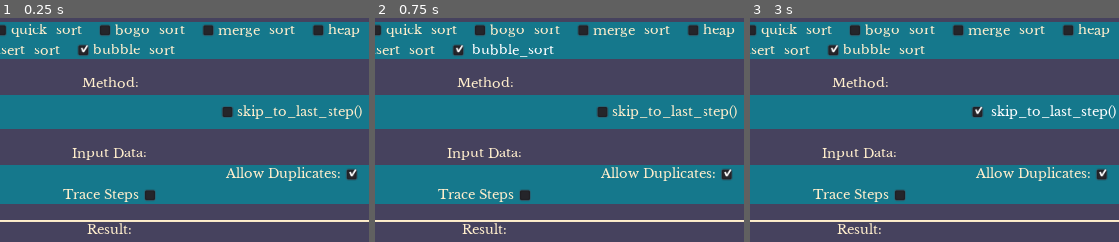
Above: before the commit, frames 1-3 (left to right).
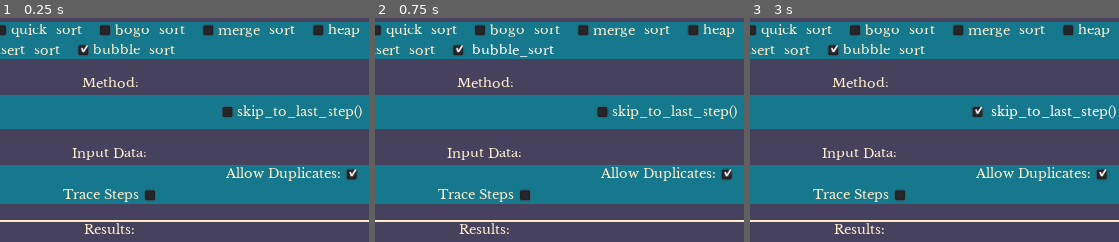
Above: after the commit, the same moments.

Repository: DissonantVoid/Godot-Sort-Visualizer
Game: Godot game, scene res://scenes/tests/algorithm_checker.tscn
Same seed, same stepped clock (60 frames per second), same inputs: the game is played once before the commit and once after it. This scene is started directly instead of the project's main scene.
Inputs:
- Up to frame 1 (0.25 s): no input
- Up to frame 2 (0.75 s): click "bubble_sort" at 0.5 s
- Up to frame 3 (3 s): click "next_step()" at 1.25 s; click "next_step()" at 2 s; click "skip_to_last_step()" at 2.75 s
The pictures show only the part of the screen within x 35-85%, y 4-54%; the shares and areas given below are measured in that part.

The runs differ from the first frame. In frame 1, 0.4% of the frame differs, in the area x 22-37%, y 91-97%; in frame 2, 0.4%; in frame 3, 0.4%.

Commit message:
improved visualizers description, minor tweaks and countless failed attempts to implement sorter_merge_sort.next_step()

Diff:
--- a/scenes/game/main.gd
+++ b/scenes/game/main.gd
@@ -1,19 +1,5 @@
 extends Control
 
-onready var _interface : CanvasLayer = $MainInterface
-onready var _continous_timer : Timer = $ContinuousTimer
-
-const _initial_visualizer : String = "vertical_lines"
-const _initial_sorter : String = "bubble_sort"
-var _sorter : Sorter = null
-var _visualizer = null
-
-enum RunningMode {step, continuous} # step requires user input to do next sort, continous relies on timer
-var _running_mode : int = RunningMode.step
-var _is_waiting_for_visualizer : bool = false
-var _is_stoping_next : bool = false
-
-var _settings : Settings = Settings.new()
 class Settings:
 	# NOTE: a class instead of a dict, because dict keys are not checked untill runtime
 	# making them prone to error and hard to keep track of reads/writes to the same key
@@ -52,6 +38,21 @@
 		# ...
 		_file.save(_settings_file_path)
 
+onready var _interface : CanvasLayer = $MainInterface
+onready var _continous_timer : Timer = $ContinuousTimer
+
+const _initial_visualizer : String = "vertical_lines"
+const _initial_sorter : String = "bubble_sort"
+var _sorter : Sorter = null
+var _visualizer = null
+
+enum RunningMode {step, continuous} # step requires user input to do next sort, continous relies on timer
+var _running_mode : int = RunningMode.step
+var _is_waiting_for_visualizer : bool = false
+var _is_stoping_next : bool = false
+
+var _settings : Settings = Settings.new()
+
 
 func _ready():
 	# apply settings from file
@@ -70,7 +71,6 @@
 	_continous_timer.wait_time = _settings.time_per_step / 1000
 	if _settings.volume == 0:
 		AudioServer.set_bus_mute(0, true)
-		AudioServer.set_bus_volume_db(0, range_lerp(_settings.volume, 0, 100, -40, 0))
 	else:
 		if AudioServer.is_bus_mute(0): AudioServer.set_bus_mute(0, false)
 		AudioServer.set_bus_volume_db(0, range_lerp(_settings.volume, 0, 100, -40, 0))
@@ -166,7 +166,7 @@
 		assert(step_data.has("indexes"), "no 'indexes' entry in sorter.next_step() return")
 		assert(step_data["indexes"].size() == 2, "'indexes' entry in sorter.next_step() return must have 2 indexes")
 
-		# NOTE: this line should be last in case update_indexes() emits immediately like in visualizer_rect
+		# NOTE: this line should be last in case update_indexes() emits immediately like in visualizer_vertical_lines
 		_visualizer.update_indexes(step_data["action"], step_data["indexes"][0], step_data["indexes"][1])
 
 func _reset():
--- a/scenes/objects/sorters/sorter_merge_sort.gd
+++ b/scenes/objects/sorters/sorter_merge_sort.gd
@@ -23,6 +23,11 @@
 
 # override
 func next_step() -> Dictionary:
+	# I can't believe that I'm unable to solve this after 2 weeks of trying
+	# this has to be one of the most difficult coding challenges I've ever done
+	# or I'm consistently overlooking something obvious
+	push_error("This is Unfinished, Only skip_to_last_step works, see project README.md")
+
 	# start with array of arrays (_division_array) where each subarray contains 1 index
 	# merge first 2 indexes into 1 array, then next 2. combine them into 4, then merge another 2 and 2 into 4
 	# and merge the 4 and 4 into 8 etc.. it's like 2048 the game
@@ -78,7 +83,6 @@
 
 				# commit the ordered merge
 				_division_arrays[i] = merged_divisions
-
 				break
 
 			i += 1
@@ -90,12 +94,6 @@
 	elif _pending_moves.empty() == false:
 		return {"done":false, "action":SortAction.move, "indexes": _pending_moves.pop_front()}
 	else:
-#		# TEMP
-#		var sizes : Array
-#		for subarr in _division_arrays:
-#			sizes.append(subarr.size())
-#		print(sizes)
-
 		return next_step()
 
 # override
--- a/scenes/objects/visualizers/visualizer_color_bars.gd
+++ b/scenes/objects/visualizers/visualizer_color_bars.gd
@@ -88,7 +88,7 @@
 static func get_metadata() -> Dictionary:
 	return {
 		"title":"color bars", "image":"color_bars.png",
-		"description":"Horizontal bars that continuously swap position while visually keeping record of their old positions"
+		"description":"Horizontal bars with different colors that are sorted from bright to dark, while visually keeping a record of their old positions"
 	}
 
 # override
@@ -245,7 +245,7 @@
 	emit_signal("finished")
 
 func _transform_local_point_from_node_to_node(node1 : Node2D, point : Vector2, node2 : Node2D):
-	# points array of a Line2D contains points positions in relative space, making it quite painful to work with
+	# points array of a Line2D contain points positions in relative space, making it quite painful to work with
 	# since we have to convert a point to global space, then to local space of the second line that needs it
 	return node1.global_position + point - node2.global_position
 
--- a/scenes/objects/visualizers/visualizer_planets.gd
+++ b/scenes/objects/visualizers/visualizer_planets.gd
@@ -55,7 +55,7 @@
 static func get_metadata() -> Dictionary:
 	return {
 		"title":"planets", "image":"planets.png",
-		"description":"Planets in a solar system that get sorter so that the smallest planet is closest to the star, and the biggest is the farthest"
+		"description":"Planets in a solar system that are sorter so that the smaller a planet is the closer it is to the star"
 	}
 
 # override
--- a/scenes/objects/visualizers/visualizer_puzzle_pieces.gd
+++ b/scenes/objects/visualizers/visualizer_puzzle_pieces.gd
@@ -44,7 +44,7 @@
 static func get_metadata() -> Dictionary:
 	return {
 		"title":"puzzle_pieces", "image":"puzzle_pieces.png",
-		"description":"An image split into a grid of puzzle pieces that get sorted in the right order to show the image"
+		"description":"An image split into a grid of puzzle pieces that get sorted in the right order to form the image"
 	}
 
 # override
--- a/scenes/objects/visualizers/visualizer_singing_lazers.gd
+++ b/scenes/objects/visualizers/visualizer_singing_lazers.gd
@@ -54,7 +54,7 @@
 static func get_metadata() -> Dictionary:
 	return {
 		"title":"singing_lazers", "image":"singing_lazers.png",
-		"description":"Lazers that shoot colorful light into receivers with different colors, each time a lazer matches the right receiver, it will play a tune, once all lazers are in the right position they'll play a nice music (get the reference?)"
+		"description":"Machines that shoot colorful Lazer into receivers with different colors, when a lazer matches the right receiver it will play a tune, once all lazers are in the right position they'll play a nice music (get the reference?)"
 	}
 
 # override
--- a/scenes/objects/visualizers/visualizer_vertical_lines.gd
+++ b/scenes/objects/visualizers/visualizer_vertical_lines.gd
@@ -39,7 +39,7 @@
 static func get_metadata() -> Dictionary:
 	return {
 		"title":"vertical_lines", "image":"vertical_rects.png",
-		"description":"The classic vertical rectangles with different height that get sorter in ascending order from left to right"
+		"description":"The classic vertical rectangles with different height that are sorter in ascending order"
 	}
 
 # override
--- a/scenes/tests/algorithm_checker.gd
+++ b/scenes/tests/algorithm_checker.gd
@@ -1,6 +1,4 @@
 extends MarginContainer
-
-# TODO: after running tests multiple times with failure show a button called "cry"
 
 onready var _sorters_container : HFlowContainer = $MarginContainer/VBoxContainer/Sorter/Algorithms/Options
 onready var _methods_container : HBoxContainer = $MarginContainer/VBoxContainer/Method/PanelContainer/Method
--- a/scenes/tests/algorithm_checker.tscn
+++ b/scenes/tests/algorithm_checker.tscn
@@ -217,7 +217,7 @@
 [node name="Label" type="Label" parent="MarginContainer/VBoxContainer/InputOutput/VBoxContainer/VBoxContainer"]
 margin_right = 866.0
 margin_bottom = 21.0
-text = "Result:"
+text = "Results:"
 align = 1
 
 [node name="Console" type="RichTextLabel" parent="MarginContainer/VBoxContainer/InputOutput/VBoxContainer/VBoxContainer"]
Not shown, changed: plan/plan.txt
Not shown, changed: README.md
